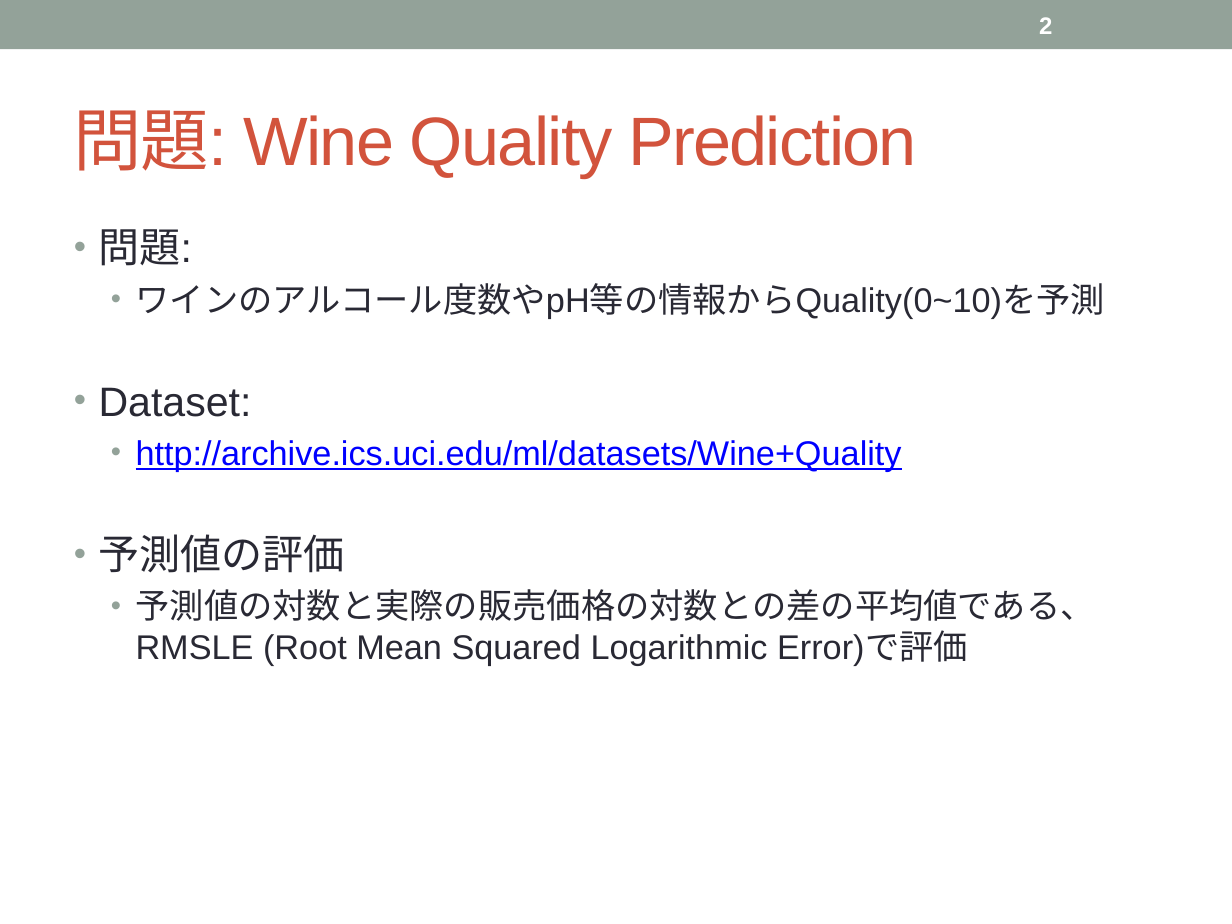
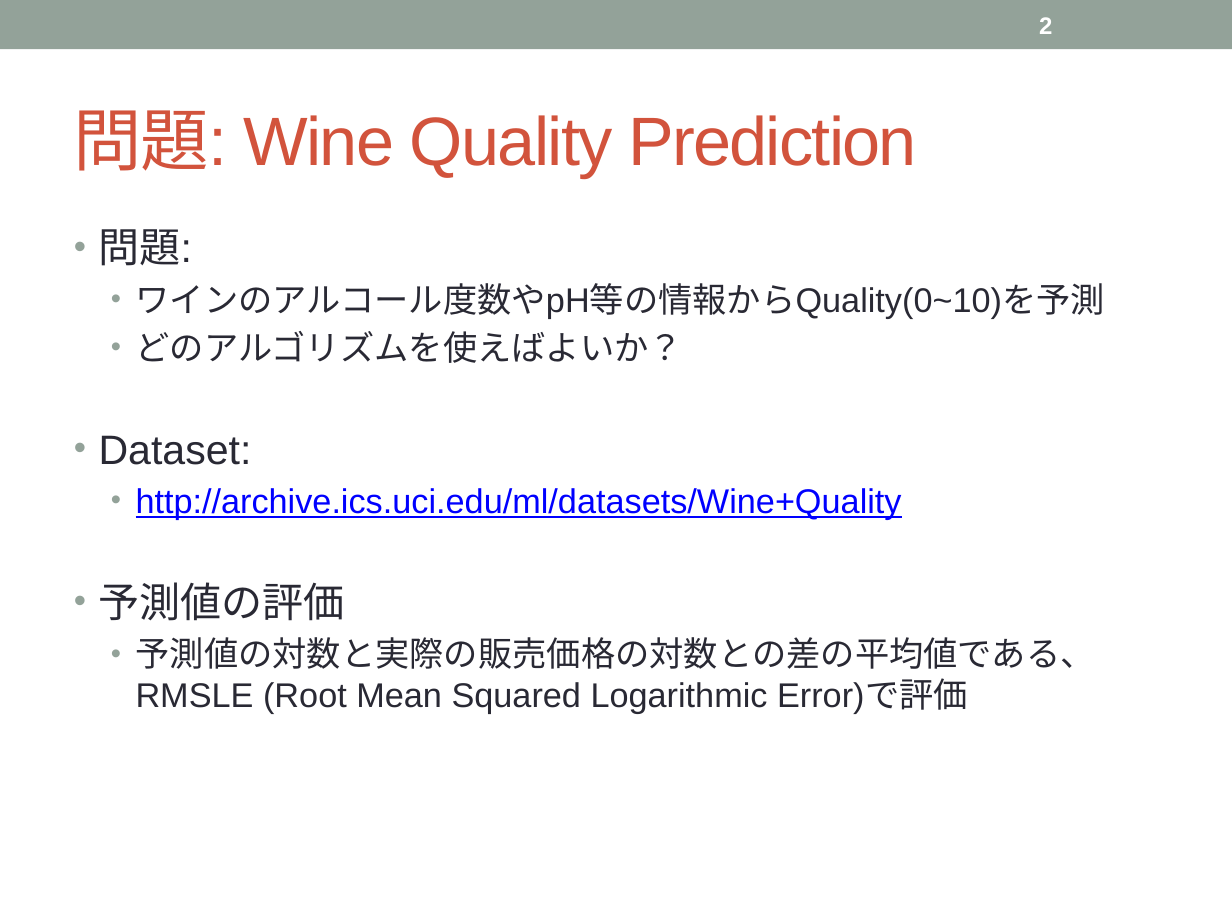
Before and after one commit to topse2018-kaggle/team, a slide deck: slide 2 of kanzaki/Assignment/Ridge問題.pptx. Drawn at 1232x924 pixels with LibreOffice and Linux fonts; fonts in the diff are those of the drawing. Boxes give left, top, right and bottom in pixels: in the first picture for what was removed or moved away, otherwise in the second. Text is boxed around its words. In the diff, an @@ line names an element or a change of style, - is before the commit and + after.

```diff
--- a/kanzaki/Assignment/Ridge問題.pptx
+++ b/kanzaki/Assignment/Ridge問題.pptx
@@ text at [136,331,683,363]: paragraph added @@
+  • どのアルゴリズムを使えばよいか？
```
Also in this commit, not shown: 2 other files.
